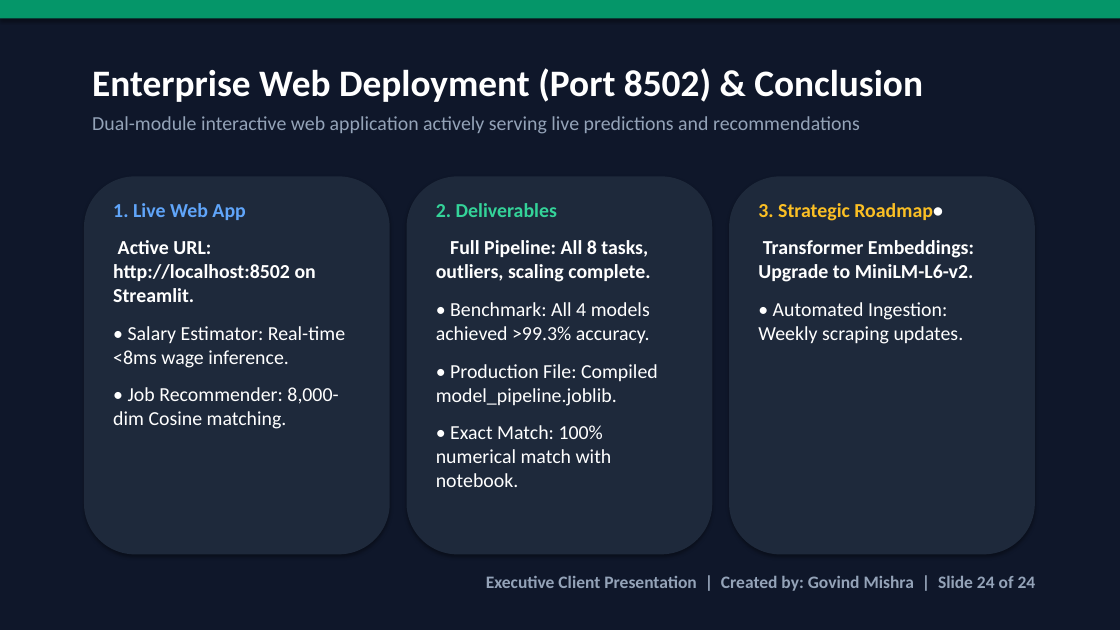
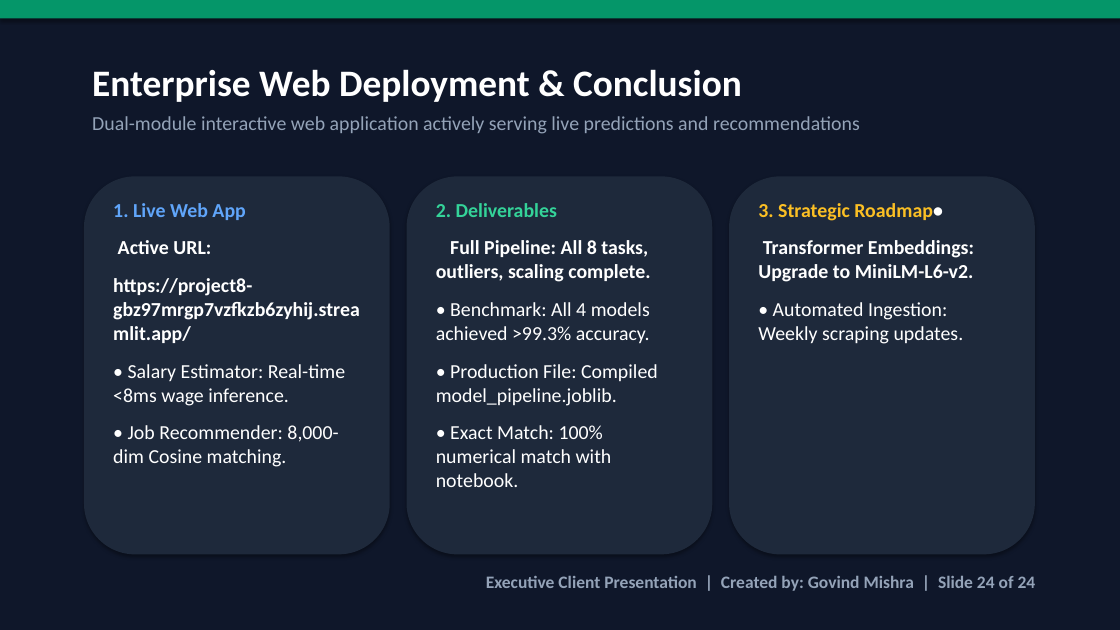
Before and after one commit to govindmishra022-sys/project_8, a slide deck: slide 22 of Job_Market_Analytics_Executive_Presentation.pptx (slide 24 before the commit). Drawn at 1120x630 pixels with LibreOffice and Linux fonts; fonts in the diff are those of the drawing. Boxes give left, top, right and bottom in pixels: in the first picture for what was removed or moved away, otherwise in the second. Text is boxed around its words. In the diff, an @@ line names an element or a change of style, - is before the commit and + after.

```diff
--- a/Job_Market_Analytics_Executive_Presentation.pptx
+++ b/Job_Market_Analytics_Executive_Presentation.pptx
@@ text at box(92, 69, 742, 102): text changed @@
-Enterprise Web Deployment (Port 8502) & Conclusion
+Enterprise Web Deployment & Conclusion
@@ text at box(113, 240, 360, 343): text changed @@
-Active URL: http://localhost:8502 on Streamlit.
+Active URL:
+https://project8-gbz97mrgp7vzfkzb6zyhij.streamlit.app/
```
Also in this commit, not shown: 1 other slide changed, 2 slides removed, 1 other file.
